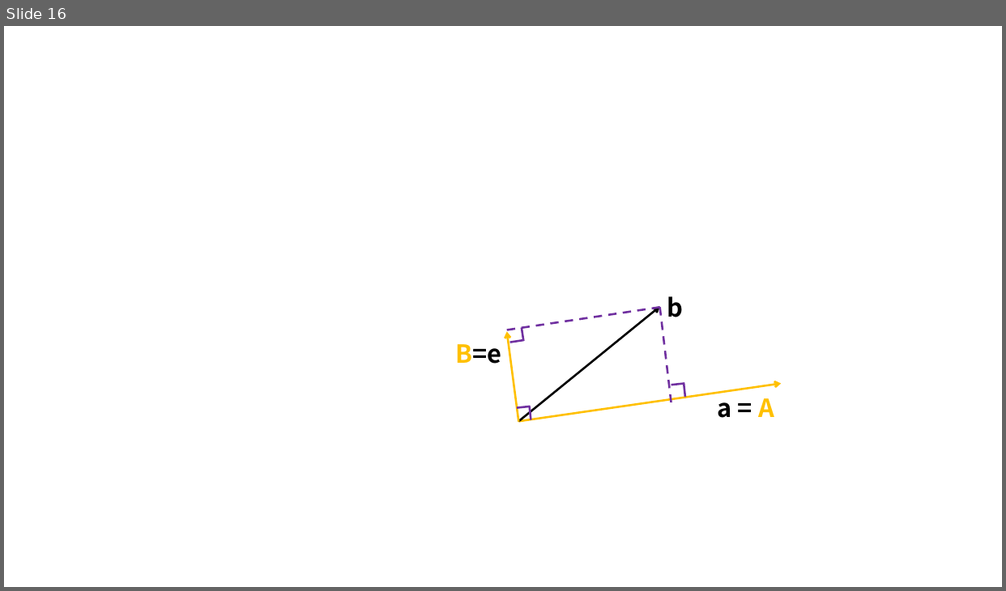
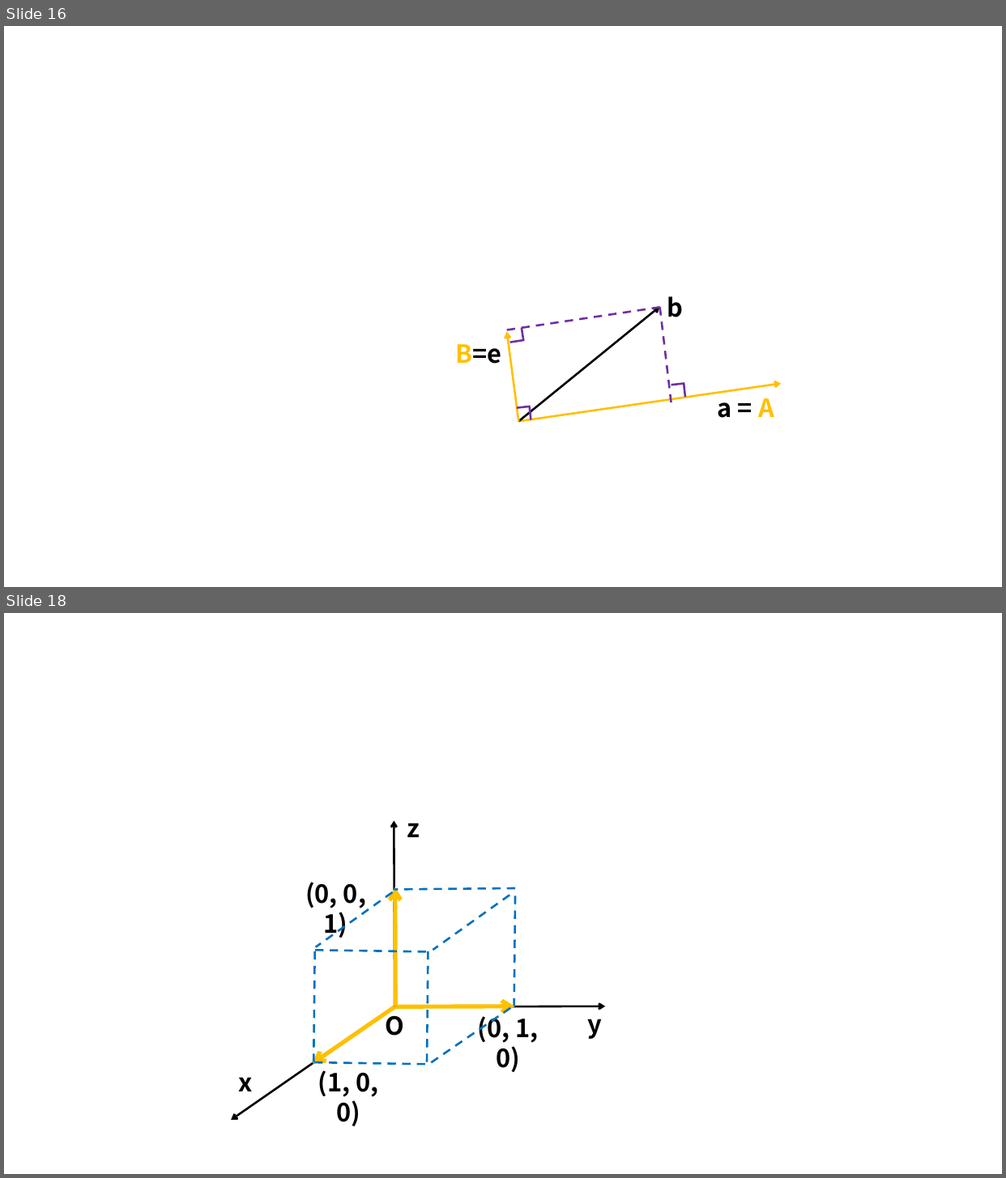
Before and after one commit to AnhaoROMA/LinearAlgebra-MIT, a slide deck: notes/campus.pptx. Shown one above the other, each under a label of ours: slide 16 before the commit, slides 16 and 18 after it; the slides between them are not shown. The pictures are 1006x591 and 1006x1178 pixels, drawn with LibreOffice and Linux fonts; fonts in the diff are those of the drawing. Boxes give left, top, right and bottom in pixels: in the first picture for what was removed or moved away, otherwise in the second. Text is boxed around its words. In the diff, an @@ line names an element or a change of style, - is before the commit and + after.

```diff
--- a/notes/campus.pptx
+++ b/notes/campus.pptx
@@ slide 18 added at (x1=4, y1=613, x2=1002, y2=1174), background #FFFFFF @@
@@ arrow added from (394, 1007) to (394, 821), #000000 2 pt @@
@@ text added at (x1=407, y1=823, x2=420, y2=837), 24 pt, text #000000, bold @@
+z
@@ text added at (x1=305, y1=882, x2=366, y2=940), 24 pt, text #000000, bold @@
+(0, 0, 1)
@@ line added from (393, 892) to (315, 948), #0070C0 2 pt dashed @@
@@ arrow added from (395, 1007) to (394, 888), #FFC000 4 pt @@
@@ line added from (515, 888) to (394, 889), #0070C0 2 pt dashed @@
@@ line added from (510, 895) to (433, 950), #0070C0 2 pt dashed @@
@@ line added from (513, 1007) to (515, 894), #0070C0 2 pt dashed @@
@@ line added from (426, 952) to (313, 951), #0070C0 2 pt dashed @@
@@ line added from (314, 1063) to (315, 949), #0070C0 2 pt dashed @@
@@ line added from (427, 1063) to (428, 949), #0070C0 2 pt dashed @@
@@ arrow added from (394, 1007) to (231, 1121), #000000 2 pt @@
@@ arrow added from (394, 1007) to (313, 1063), #FFC000 4 pt @@
@@ text added at (x1=385, y1=1010, x2=404, y2=1036), 24 pt, text #000000, bold @@
+O
@@ arrow added from (394, 1007) to (605, 1007), #000000 2 pt @@
@@ arrow added from (394, 1007) to (514, 1007), #FFC000 4 pt @@
@@ line added from (511, 1008) to (429, 1064), #0070C0 2 pt dashed @@
@@ text added at (x1=478, y1=1012, x2=539, y2=1072), 24 pt, text #000000, bold @@
+(0, 1, 0)
@@ text added at (x1=587, y1=1008, x2=602, y2=1039), 24 pt, text #000000, bold @@
+y
@@ line added from (425, 1064) to (312, 1063), #0070C0 2 pt dashed @@
@@ text added at (x1=318, y1=1071, x2=379, y2=1127), 24 pt, text #000000, bold @@
+(1, 0, 0)
@@ text added at (x1=238, y1=1077, x2=252, y2=1092), 24 pt, text #000000, bold @@
+x
```
Also in this commit, not shown: 3 other slides added, 10 other files.
